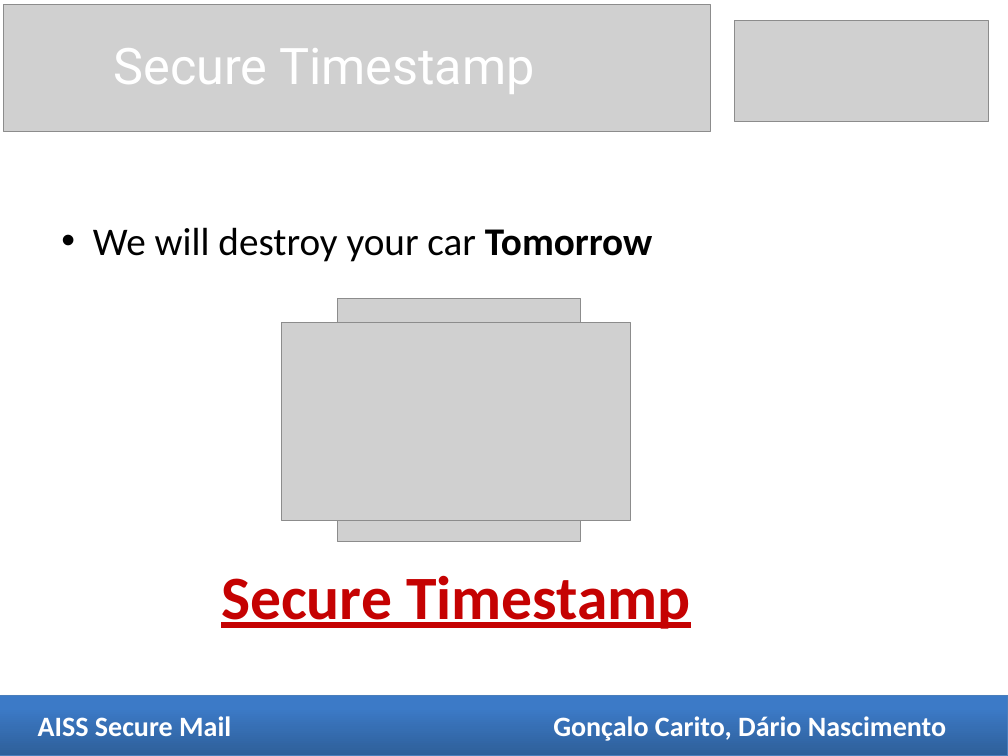
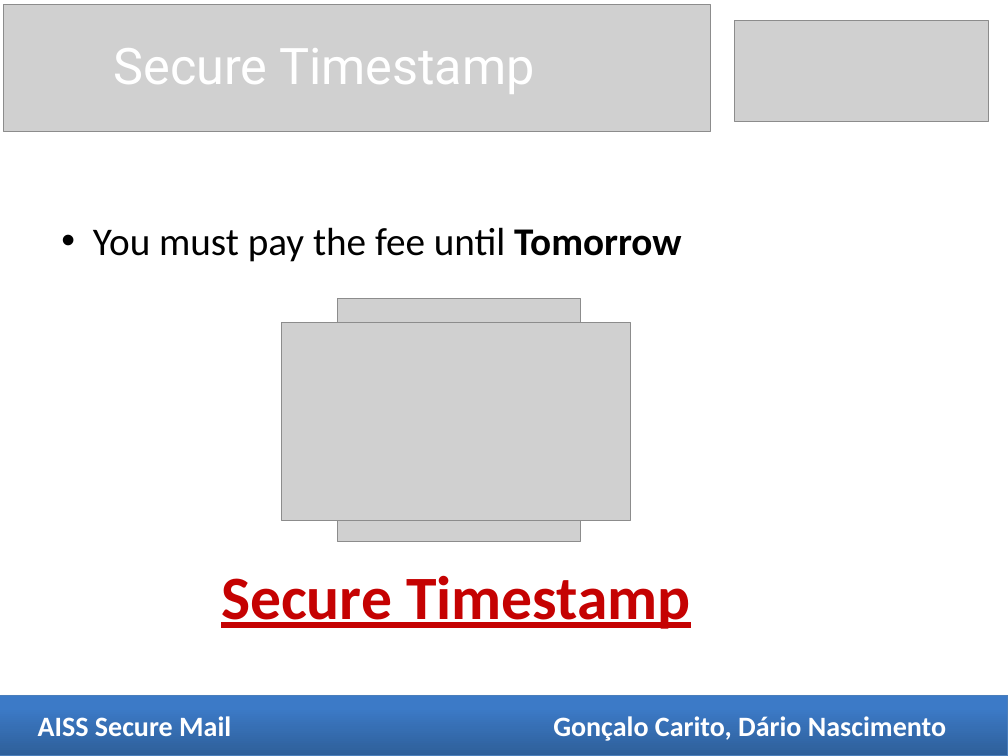
Before and after one commit to dnascimento/AISSProject, a slide deck: slide 9 of Apresentacoes/Comercial/Apresentação.pptx (slide 7 before the commit). Drawn at 1008x756 pixels with LibreOffice and Linux fonts; fonts in the diff are those of the drawing; grey boxes stand for pictures. Boxes give left, top, right and bottom in pixels: in the first picture for what was removed or moved away, otherwise in the second. Text is boxed around its words. In the diff, an @@ line names an element or a change of style, - is before the commit and + after.

```diff
--- a/Apresentacoes/Comercial/Apresentação.pptx
+++ b/Apresentacoes/Comercial/Apresentação.pptx
@@ text at [93, 227, 681, 262]: text changed @@
-• We will destroy your car Tomorrow
+• You must pay the fee until Tomorrow
```
Also in this commit, not shown: 9 other slides changed, 3 slides added, 2 other files.
